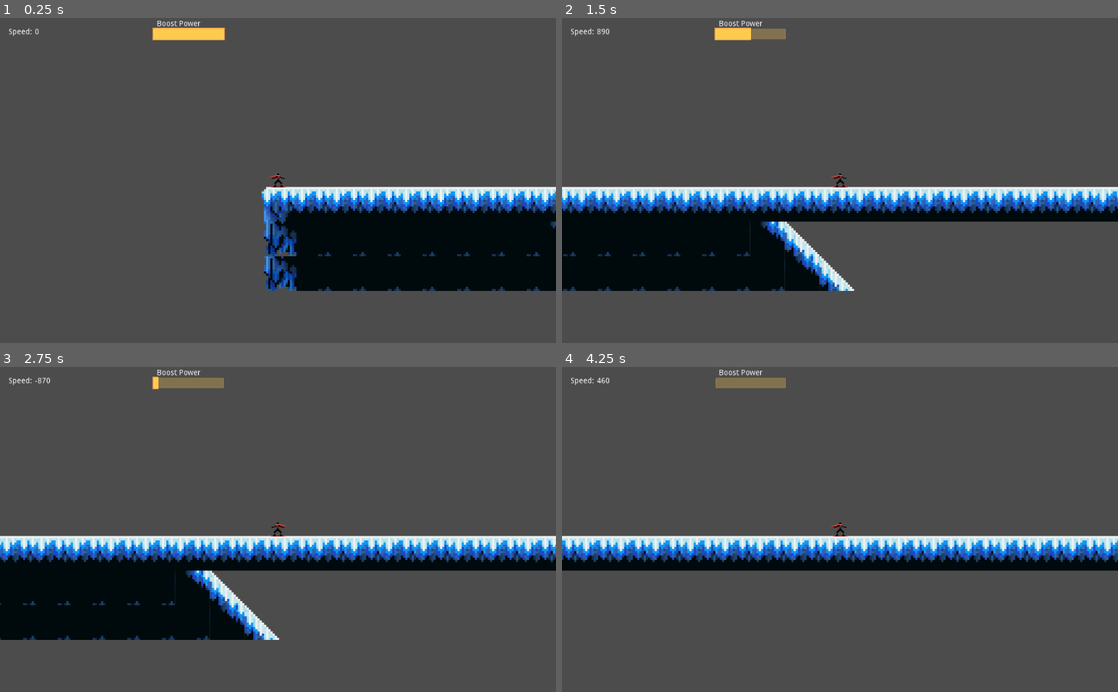
Above: before the commit, frames 1-4 (two rows, left to right).
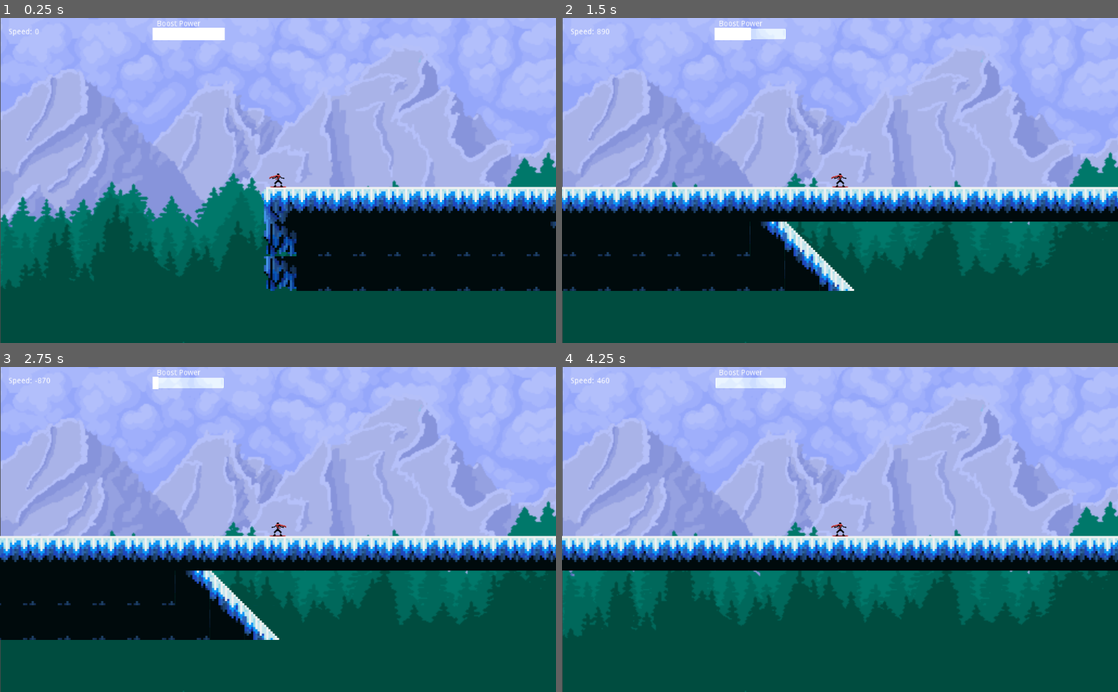
Above: after the commit, the same moments.

Repository: tompasini/Snowboarding-Prototype-2
Game: Godot game, scene res://Level1.tscn
Same seed, same stepped clock (60 frames per second), same inputs: the game is played once before the commit and once after it.
Inputs:
- Up to frame 1 (0.25 s): no input
- Up to frame 2 (1.5 s): tap Enter at 0.5 s; hold Shift (boost) 0.53-1.28 s; hold D (right) from 0.53 s (still down); tap Space (jump) at 0.77 s; tap Shift (boost) at 1.35 s
- Up to frame 3 (2.75 s): tap Space (jump) at 1.52 s; release D (right) at 2.03 s; hold A (left) from 2.03 s (still down); hold Shift (boost) from 2.03 s (still down)
- Up to frame 4 (4.25 s): release A (left) at 2.78 s; release Shift (boost) at 2.78 s; hold D (right) from 2.78 s (still down); tap Shift (boost) at 2.85 s; tap Space (jump) at 3.02, 3.77 s; hold Shift (boost) from 3.53 s (still down)

The runs differ from the first frame. In frame 1, 83% of the frame differs, in the area x 0-100%, y 0-100%; in frame 2, 79%; in frame 3, 80%; in frame 4, 89%.

Commit message:
background and logic for aerial tricks

Diff:
--- a/Level1.tscn
+++ b/Level1.tscn
@@ -1,13 +1,14 @@
-[gd_scene load_steps=5 format=2]
+[gd_scene load_steps=6 format=2]
 
 [ext_resource path="res://Assets/Tilesets/IceTileset.tres" type="TileSet" id=1]
 [ext_resource path="res://Player.tscn" type="PackedScene" id=2]
+[ext_resource path="res://Assets/Map Assets/Backgrounds/640x360 Background 2.png" type="Texture" id=3]
 
 [sub_resource type="CanvasItemMaterial" id=1]
 blend_mode = 1
 
 [sub_resource type="StyleBoxFlat" id=2]
-bg_color = Color( 0.945098, 0.521569, 0.027451, 1 )
+bg_color = Color( 0.952941, 0.545098, 0.0235294, 1 )
 
 [node name="Level1" type="Node2D"]
 
@@ -58,7 +59,6 @@
 }
 
 [node name="BoostBar" type="ProgressBar" parent="Player"]
-modulate = Color( 0.968627, 0.678431, 0.0392157, 1 )
 material = SubResource( 1 )
 margin_left = -231.0
 margin_top = -282.0
@@ -71,3 +71,22 @@
 __meta__ = {
 "_edit_use_anchors_": false
 }
+
+[node name="ParallaxBackground" type="ParallaxBackground" parent="Player"]
+scroll_base_scale = Vector2( 1, 2 )
+
+[node name="ParallaxLayer" type="ParallaxLayer" parent="Player/ParallaxBackground"]
+visible = false
+
+[node name="Sprite" type="Sprite" parent="Player/ParallaxBackground/ParallaxLayer"]
+visible = false
+position = Vector2( -414, -236 )
+scale = Vector2( 2, 2 )
+texture = ExtResource( 3 )
+centered = false
+
+[node name="Sprite" type="Sprite" parent="Player"]
+position = Vector2( 129, -60 )
+scale = Vector2( 2, 2 )
+z_index = -1
+texture = ExtResource( 3 )
--- a/Player.gd
+++ b/Player.gd
@@ -25,6 +25,7 @@
 
 	if(is_on_floor()):
 		jumpCount = 2
+		$AnimatedSprite.play('idle')
 
 	if(Input.is_action_just_pressed("jump") && jumpCount != 0):
 		velocity.y = -1
@@ -45,10 +46,15 @@
 
 	set_velocity()
 
+
 	if(speed > BASE_SPEED && normal.x == 0):
 		slow_down()
 
 	$Speed.text = str(speed)
+
+#	tricks
+	if(Input.is_action_just_pressed("backflip") && !is_on_floor()):
+		$AnimatedSprite.play('backflip')
 
 #func body_enter(body):
 #	print('pole stuff')
@@ -85,3 +91,14 @@
 	if($Timer.time_left == 0):
 			speed -= 50
 			$Timer.start()
+
+
+func _on_AnimatedSprite_animation_finished():
+	if($AnimatedSprite.animation == 'backflip'):
+		if(boostPower <= 700):
+			boostPower += 300
+			$BoostBar.value = boostPower
+		else:
+			boostPower += (1000 - boostPower)
+			$BoostBar.value = boostPower
+		$AnimatedSprite.play('idle')
--- a/Player.tscn
+++ b/Player.tscn
@@ -1,13 +1,21 @@
-[gd_scene load_steps=4 format=2]
+[gd_scene load_steps=7 format=2]
 
 [ext_resource path="res://Player.gd" type="Script" id=1]
 [ext_resource path="res://Assets/Sprite Assets/Sprite Models/Simple Sprite Model Redscarf.png" type="Texture" id=2]
+[ext_resource path="res://Assets/Sprite Assets/Sprite Models/Baggy_Sprite.png" type="Texture" id=3]
+[ext_resource path="res://Assets/Sprite Assets/Sprite Models/DeepDive_Sprite.png" type="Texture" id=4]
+[ext_resource path="res://Assets/Sprite Assets/Sprite Models/Yeti_Sprite.png" type="Texture" id=5]
 
 [sub_resource type="SpriteFrames" id=1]
 animations = [ {
 "frames": [ ExtResource( 2 ) ],
 "loop": true,
 "name": "idle",
+"speed": 5.0
+}, {
+"frames": [ ExtResource( 2 ), ExtResource( 3 ), ExtResource( 4 ), ExtResource( 5 ) ],
+"loop": true,
+"name": "backflip",
 "speed": 5.0
 } ]
 
@@ -16,7 +24,10 @@
 
 [node name="AnimatedSprite" type="AnimatedSprite" parent="."]
 frames = SubResource( 1 )
-animation = "idle"
+animation = "backflip"
+speed_scale = 2.5
 
 [node name="CollisionPolygon2D" type="CollisionPolygon2D" parent="."]
 polygon = PoolVector2Array( -1, -15, 12, -3, 2, -6, 2, 0, 9, 10, 16, 12, -14, 11, -5, 9, -7, 4, -3, -1, -5, -5, -14, -5 )
+
+[connection signal="animation_finished" from="AnimatedSprite" to="." method="_on_AnimatedSprite_animation_finished"]
--- a/project.godot
+++ b/project.godot
@@ -41,6 +41,11 @@
 "events": [ Object(InputEventKey,"resource_local_to_scene":false,"resource_name":"","device":0,"alt":false,"shift":false,"control":false,"meta":false,"command":false,"pressed":false,"scancode":16777237,"physical_scancode":0,"unicode":0,"echo":false,"script":null)
  ]
 }
+backflip={
+"deadzone": 0.5,
+"events": [ Object(InputEventKey,"resource_local_to_scene":false,"resource_name":"","device":0,"alt":false,"shift":false,"control":false,"meta":false,"command":false,"pressed":false,"scancode":66,"physical_scancode":0,"unicode":0,"echo":false,"script":null)
+ ]
+}
 
 [physics]
 
